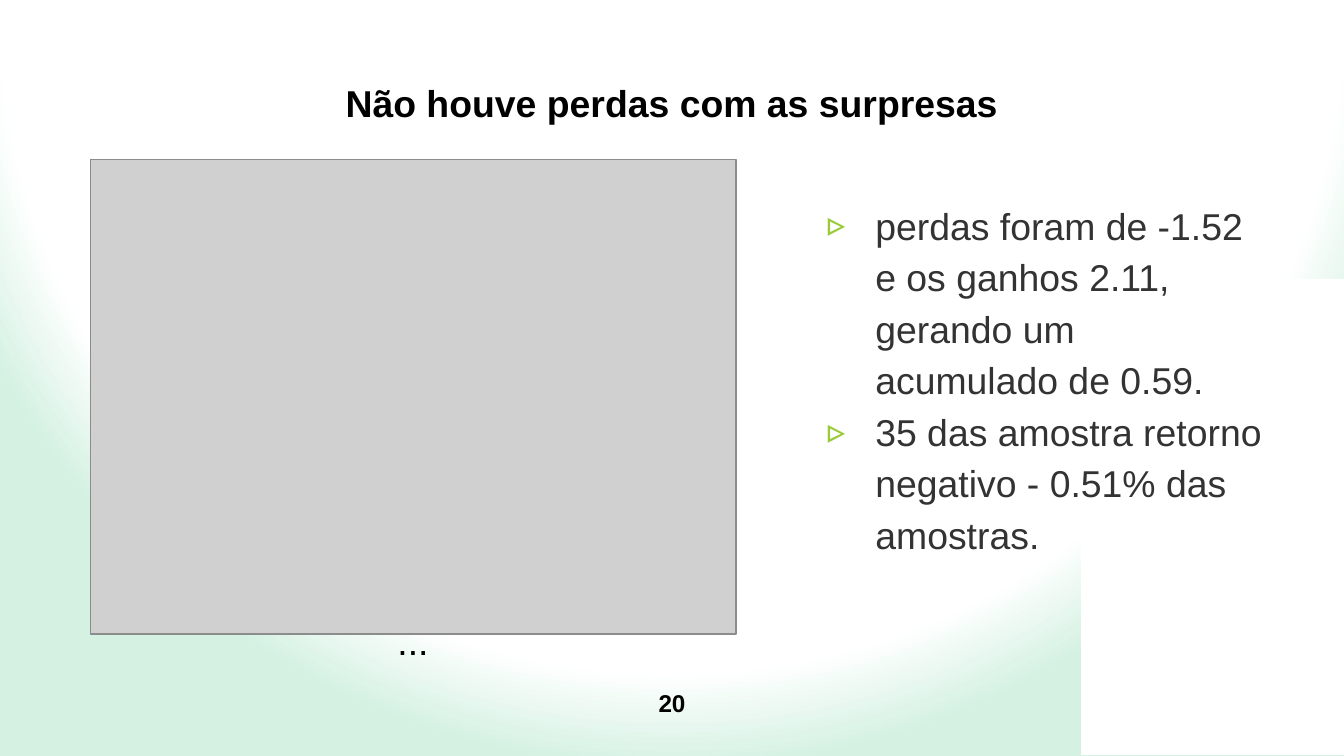
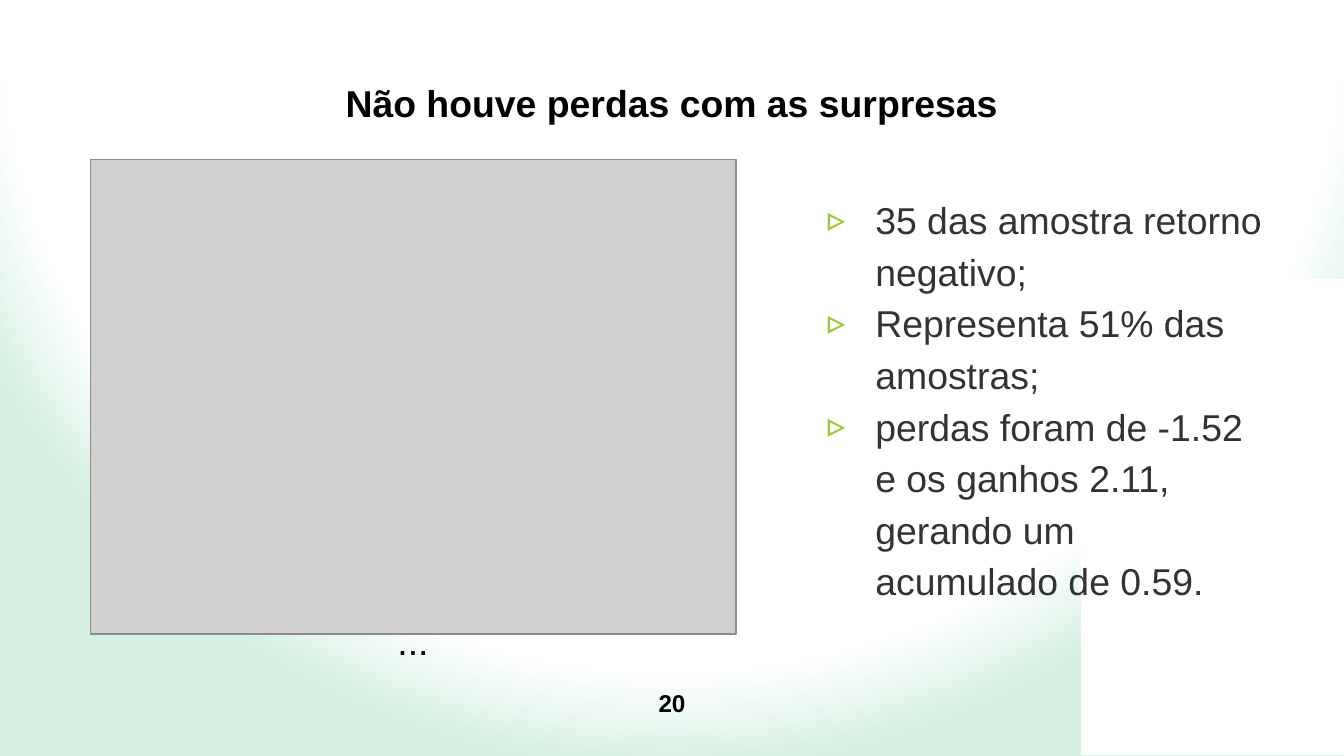
Before and after one commit to asantos2000/caderno-bd, a slide deck: slide 20 of pics/11 - BigDataAnalytics - ANDERSON.pptx. Drawn at 1344x756 pixels with LibreOffice and Linux fonts; fonts in the diff are those of the drawing; grey boxes stand for pictures; background and template pictures are left out. Boxes give left, top, right and bottom in pixels: in the first picture for what was removed or moved away, otherwise in the second. Text is boxed around its words. In the diff, an @@ line names an element or a change of style, - is before the commit and + after.

```diff
--- a/pics/11 - BigDataAnalytics - ANDERSON.pptx
+++ b/pics/11 - BigDataAnalytics - ANDERSON.pptx
@@ text "35 das amostra retorno negativo;" at <box>875,207,1261,596</box>: vertical alignment top to middle @@
@@ text at <box>875,207,1261,394</box>: paragraphs added @@
+▹ 35 das amostra retorno negativo;
+▹ Representa 51% das amostras;
@@ text at <box>875,419,1261,550</box>: paragraph removed @@
-▹ 35 das amostra retorno negativo - 0.51% das amostras.
```
Also in this commit, not shown: 11 other slides changed, 1 other file.
